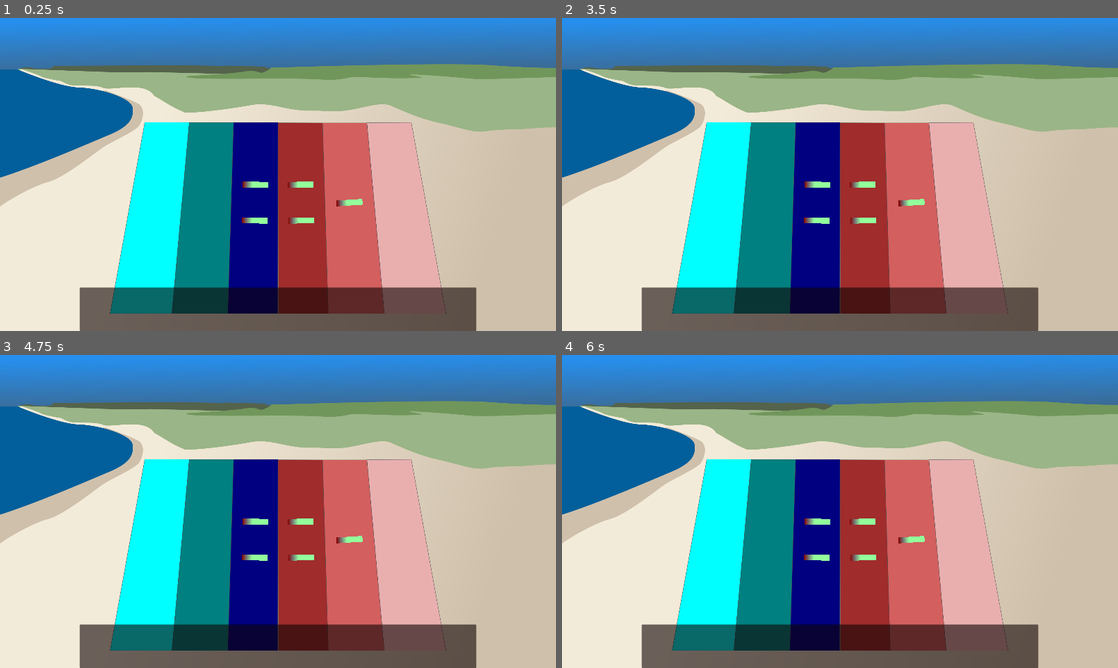
Above: before the commit, frames 1-4 (two rows, left to right).
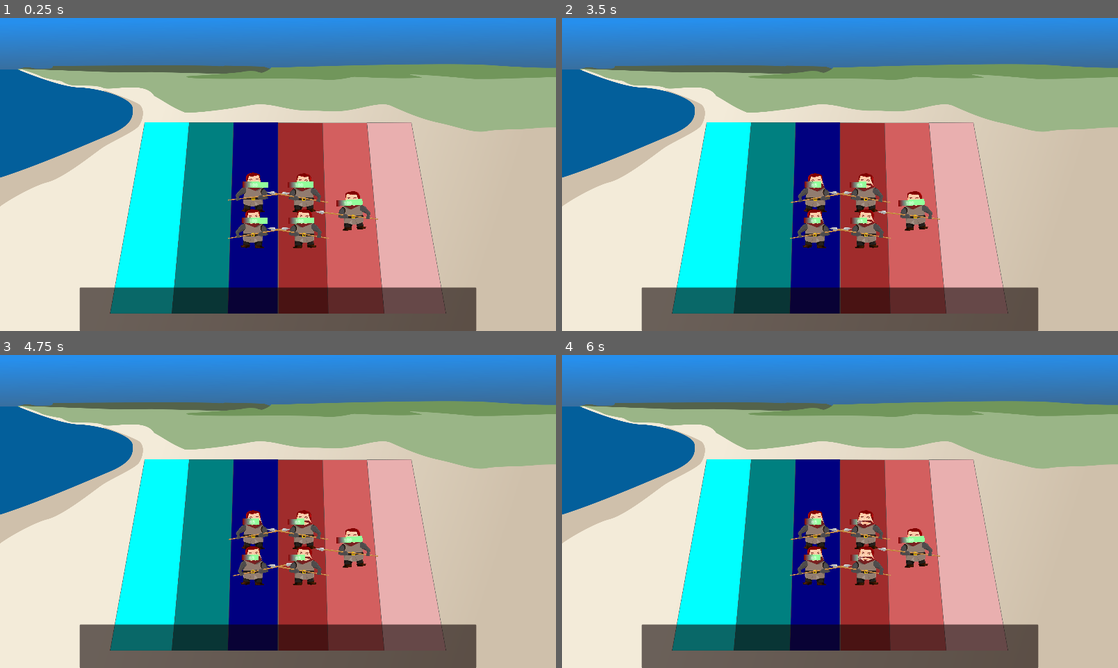
Above: after the commit, the same moments.

Repository: bbnewey15/Raid-The-Land
Game: Godot game, scene res://scenes/Main.tscn
Two runs of this game, one before a commit and one after it. Both use one fixed random seed, a clock stepped at 60 frames per second and the inputs below.
Inputs (mouse positions are in pixels of both pictures, inside the frame that each line leads up to):
- Up to frame 1 (0.25 s): no input
- Up to frame 2 (3.5 s): tap Enter at 0.5 s; move the mouse to (817, 199) at 0.52 s; click (817, 199) at 0.67 s; move the mouse to (817, 233) at 1.27 s; click (817, 233) at 1.42 s; tap Space at 2 s; move the mouse to (912, 218) at 2.02 s; click (912, 218) at 2.17 s; move the mouse to (862, 199) at 2.77 s; click (862, 199) at 2.92 s
- Up to frame 3 (4.75 s): move the mouse to (300, 570) at 3.52 s; click (300, 570) at 3.67 s; move the mouse to (111, 464) at 4.27 s; click (111, 464) at 4.42 s
- Up to frame 4 (6 s): move the mouse to (867, 511) at 5.02 s; click (867, 511) at 5.17 s; tap Enter at 5.75 s; move the mouse to (756, 433) at 5.77 s; click (756, 433) at 5.92 s

The runs differ from the first frame. In frame 1, 2.1% of the frame differs, in the area x 41-68%, y 49-74%; in frame 2, 2.2%; in frame 3, 2.2%; in frame 4, 2.3%.
Error before the commit: Parse Error: Class "UnitData" hides a global script class.

Commit message:
fix error

Diff:
--- a/datatypes/slot_data.gd
+++ b/datatypes/slot_data.gd
@@ -4,7 +4,7 @@
 
 
 @export var unit_data_path :String
-@export var unit_data: UnitData
+@export var unit_data: UnitDataTest
 @export var isEnemyUnit: bool
 @export var column_name: GameData.COLUMN_STRING
 @export var slotIndex: int
@@ -13,7 +13,7 @@
 var can_attack : bool = true
 var current_slot : Slot
 
-func init_unit_data(data: UnitData):
+func init_unit_data(data: UnitDataTest):
 	if data:
 		unit_data = data
 	else:
--- a/resources/ColumnGroupsTest/enemy_slot_data_group.tres
+++ b/resources/ColumnGroupsTest/enemy_slot_data_group.tres
@@ -5,7 +5,7 @@
 
 [sub_resource type="Resource" id="Resource_ueit6"]
 script = ExtResource("2_xj8kk")
-unit_data_path = ""
+unit_data_path = "res://scripts/units/infantry/spearman.tres"
 isEnemyUnit = true
 column_name = 3
 slotIndex = 0
@@ -13,7 +13,7 @@
 
 [sub_resource type="Resource" id="Resource_e1ksr"]
 script = ExtResource("2_xj8kk")
-unit_data_path = ""
+unit_data_path = "res://scripts/units/infantry/spearman.tres"
 isEnemyUnit = true
 column_name = 4
 slotIndex = 0
@@ -21,7 +21,7 @@
 
 [sub_resource type="Resource" id="Resource_0oyn6"]
 script = ExtResource("2_xj8kk")
-unit_data_path = ""
+unit_data_path = "res://scripts/units/infantry/spearman.tres"
 isEnemyUnit = true
 column_name = 3
 slotIndex = 1
--- a/resources/ColumnGroupsTest/player_slot_data_group.tres
+++ b/resources/ColumnGroupsTest/player_slot_data_group.tres
@@ -5,7 +5,7 @@
 
 [sub_resource type="Resource" id="Resource_cp4ha"]
 script = ExtResource("2_ff2sj")
-unit_data_path = "res://scripts/units/unit_data.gd"
+unit_data_path = "res://scripts/units/infantry/spearman.tres"
 isEnemyUnit = false
 column_name = 2
 slotIndex = 0
@@ -13,7 +13,7 @@
 
 [sub_resource type="Resource" id="Resource_a8yci"]
 script = ExtResource("2_ff2sj")
-unit_data_path = ""
+unit_data_path = "res://scripts/units/infantry/spearman.tres"
 isEnemyUnit = false
 column_name = 2
 slotIndex = 1
--- a/scenes/encounter/action_ui.tscn
+++ b/scenes/encounter/action_ui.tscn
@@ -1,4 +1,6 @@
-[gd_scene format=3 uid="uid://cdingdme3tu70"]
+[gd_scene load_steps=2 format=3 uid="uid://cdingdme3tu70"]
+
+[ext_resource type="Script" path="res://scripts/encounter/action_ui.gd" id="1_mjnjc"]
 
 [node name="action_ui" type="PanelContainer"]
 self_modulate = Color(1, 1, 1, 0.301961)
@@ -15,6 +17,7 @@
 grow_vertical = 2
 size_flags_horizontal = 0
 mouse_filter = 2
+script = ExtResource("1_mjnjc")
 
 [node name="MarginContainer" type="MarginContainer" parent="."]
 custom_minimum_size = Vector2(200, 200)
--- a/scripts/encounter/action_ui.gd
+++ b/scripts/encounter/action_ui.gd
@@ -1,7 +1,7 @@
 extends PanelContainer
 class_name ActionUI
 
-var currentUnit: UnitData
+var currentUnit: UnitDataTest
 var active_slot_data : SlotData
 var encounter_manager : EncounterManager
 
--- a/scripts/encounter/unit_ui.gd
+++ b/scripts/encounter/unit_ui.gd
@@ -5,12 +5,12 @@
 @onready var health_bar_texture = $HealthBar/HealthBarTexture
 @onready var health_label = $HealthBar/HealthLabel
 
-var unit_data : UnitData
+var unit_data : UnitDataTest
 # Called when the node enters the scene tree for the first time.
 func _ready():
 	pass # Replace with function body.
 
-func set_unit_data(data: UnitData)-> void:
+func set_unit_data(data: UnitDataTest)-> void:
 	self.unit_data = data
 	var new_health = clamp(data.health, 0.0, unit_data.max_health)
 	health_bar_texture.value = new_health
--- a/scripts/units/infantry/spearman.tres
+++ b/scripts/units/infantry/spearman.tres
@@ -1,13 +1,15 @@
-[gd_resource type="Resource" script_class="UnitData" load_steps=3 format=3 uid="uid://pyymubqqcjt7"]
+[gd_resource type="Resource" script_class="UnitDataTest" load_steps=3 format=3 uid="uid://deook0vixfbqa"]
 
 [ext_resource type="Script" path="res://scripts/units/unit_data.gd" id="1_urgia"]
 [ext_resource type="Texture2D" uid="uid://cntmgxfgw1gmc" path="res://assets/spear_stolen.PNG" id="2_bk65b"]
 
 [resource]
-resource_local_to_scene = true
 script = ExtResource("1_urgia")
 name = "Spearman"
 description = "A simple minded infantry unit."
 texture = ExtResource("2_bk65b")
 unit_node_path = "res://scenes/units/spearman.tscn"
 column_type = 2
+max_health = 100
+damage = 35
+health = 100
--- a/scripts/units/ranged/stone_tosser.tres
+++ b/scripts/units/ranged/stone_tosser.tres
@@ -1,4 +1,4 @@
-[gd_resource type="Resource" script_class="UnitData" load_steps=3 format=3 uid="uid://cc8hhaeu7r6uy"]
+[gd_resource type="Resource" script_class="UnitData" load_steps=3 format=3]
 
 [ext_resource type="Script" path="res://scripts/units/unit_data.gd" id="1_oygbk"]
 [ext_resource type="Texture2D" uid="uid://cjjaq0ehia3qr" path="res://assets/stone_stolen.PNG" id="2_2l8b6"]
--- a/scripts/units/siege/torch_thrower.tres
+++ b/scripts/units/siege/torch_thrower.tres
@@ -1,4 +1,4 @@
-[gd_resource type="Resource" script_class="UnitData" load_steps=3 format=3 uid="uid://64txq7mr6x06"]
+[gd_resource type="Resource" script_class="UnitData" load_steps=3 format=3]
 
 [ext_resource type="Script" path="res://scripts/units/unit_data.gd" id="1_5o8el"]
 [ext_resource type="Texture2D" uid="uid://buu6ko7yo5qjr" path="res://assets/torch_stolen.PNG" id="2_2y3td"]
--- a/scripts/units/unit_data.gd
+++ b/scripts/units/unit_data.gd
@@ -1,5 +1,4 @@
-extends Resource
-class_name UnitData
+class_name UnitDataTest extends Resource
 
 @export var name: String = ""
 @export_multiline var description: String = ""
